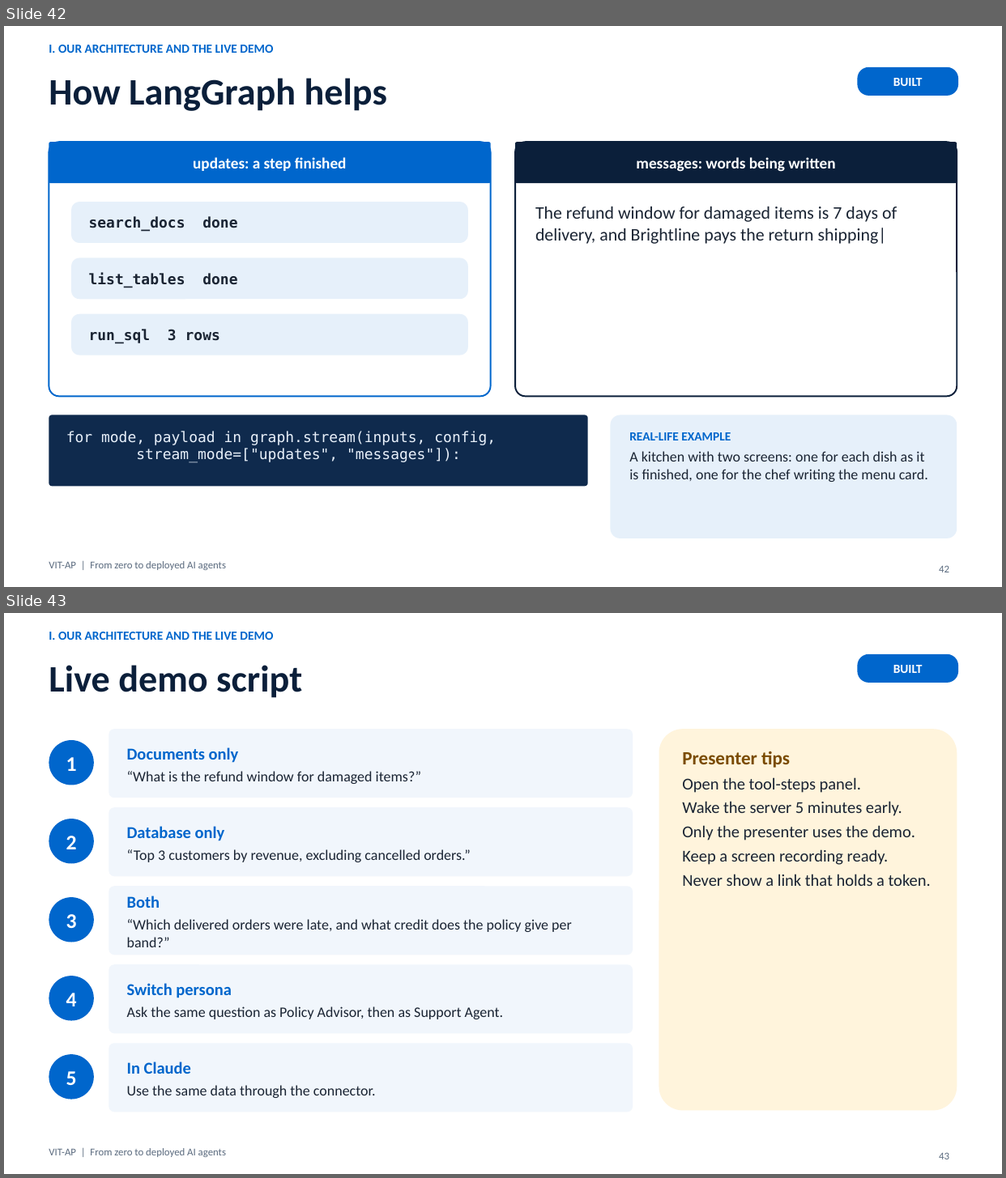
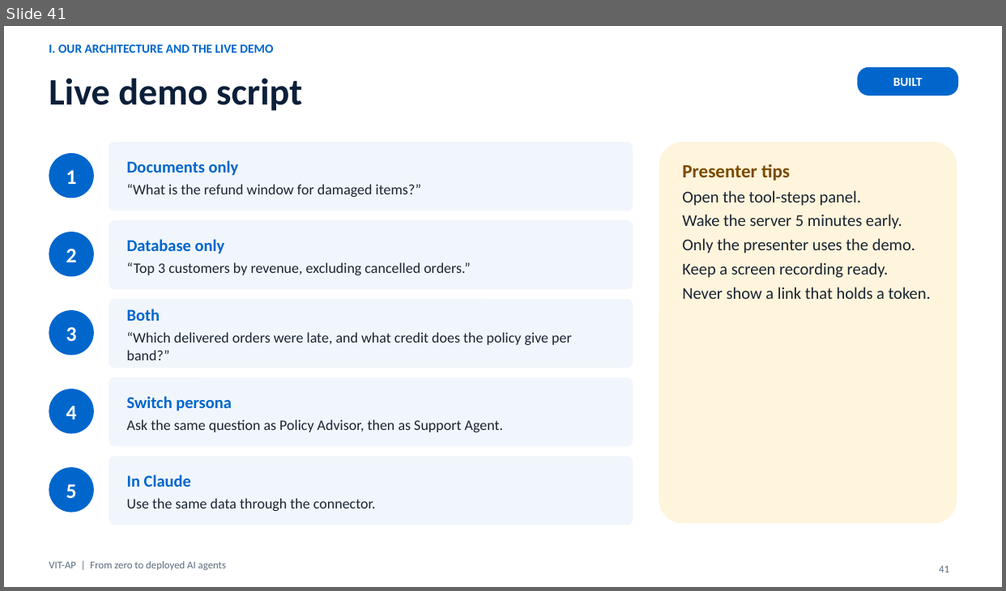
Before and after one commit to nareshroyalc/Demo, a slide deck: deck/VIT-AP_AI_Webinar.pptx. Shown one above the other, each under a label of ours: slides 42 and 43 before the commit, slide 41 after it. The pictures are 1006x1178 and 1006x591 pixels, drawn with LibreOffice and Linux fonts; fonts in the diff are those of the drawing. Boxes give left, top, right and bottom in pixels: in the first picture for what was removed or moved away, otherwise in the second. Text is boxed around its words. In the diff, an @@ line names an element or a change of style, - is before the commit and + after.

Commit message:
Deck: add two skills slides, cut streaming to two slides (51 slides)

```diff
--- a/deck/VIT-AP_AI_Webinar.pptx
+++ b/deck/VIT-AP_AI_Webinar.pptx
@@ slide 42 removed at <box>4,26,1002,587</box>, background #FFFFFF @@
@@ text removed at <box>49,45,273,53</box> @@
-I. OUR ARCHITECTURE AND THE LIVE DEMO
@@ rounded rectangle removed at <box>858,67,958,96</box> @@
-BUILT
@@ title removed at <box>49,78,387,111</box> @@
-How LangGraph helps
@@ rounded rectangle removed at <box>49,142,491,396</box> @@
@@ rounded rectangle removed at <box>49,142,491,183</box> @@
-updates: a step finished
@@ rounded rectangle removed at <box>515,142,957,396</box> @@
@@ rounded rectangle removed at <box>515,142,957,183</box> @@
-messages: words being written
@@ rounded rectangle removed at <box>71,202,468,243</box> @@
-search_docs done
@@ text removed at <box>535,207,897,244</box> @@
-The refund window for damaged items is 7 days of delivery, and Brightline pays the return shipping|
@@ rounded rectangle removed at <box>71,258,468,299</box> @@
-list_tables done
@@ rounded rectangle removed at <box>71,314,468,356</box> @@
-run_sql 3 rows
@@ rounded rectangle removed at <box>49,416,588,486</box> @@
-for mode, payload in graph.stream(inputs, config,
-stream_mode=["updates", "messages"]):
@@ rounded rectangle removed at <box>611,416,957,539</box> @@
-REAL-LIFE EXAMPLE
-A kitchen with two screens: one for each dish as it is finished, one for the chef writing the menu card.
@@ text removed at <box>49,561,226,570</box> @@
-VIT-AP | From zero to deployed AI agents
@@ page number removed at <box>939,565,949,573</box> @@
-42
@@ what was slide 43 is now slide 41 @@
@@ page number at <box>939,566,949,573</box>: text changed @@
-43
+41
```
Also in this commit, not shown: 1 slide changed, 2 slides added, 3 other slides removed, 4 other files.
